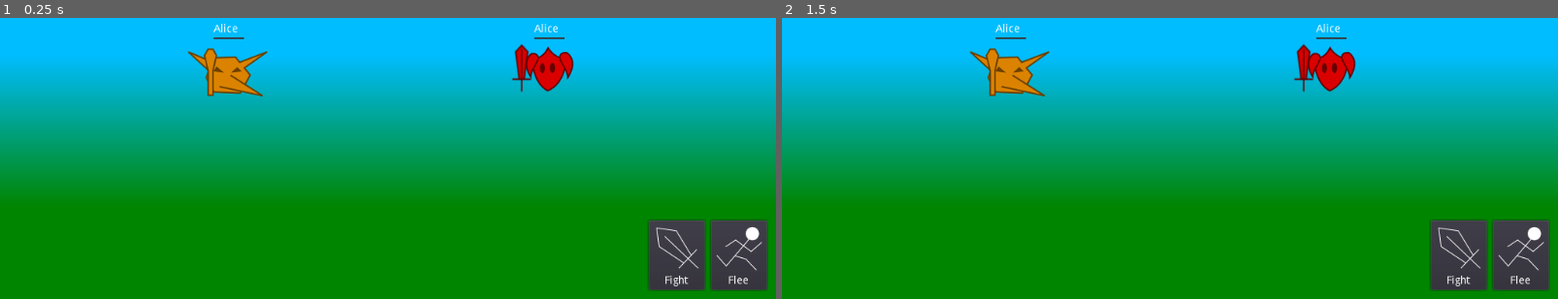
Above: before the commit, frames 1-2 (left to right).
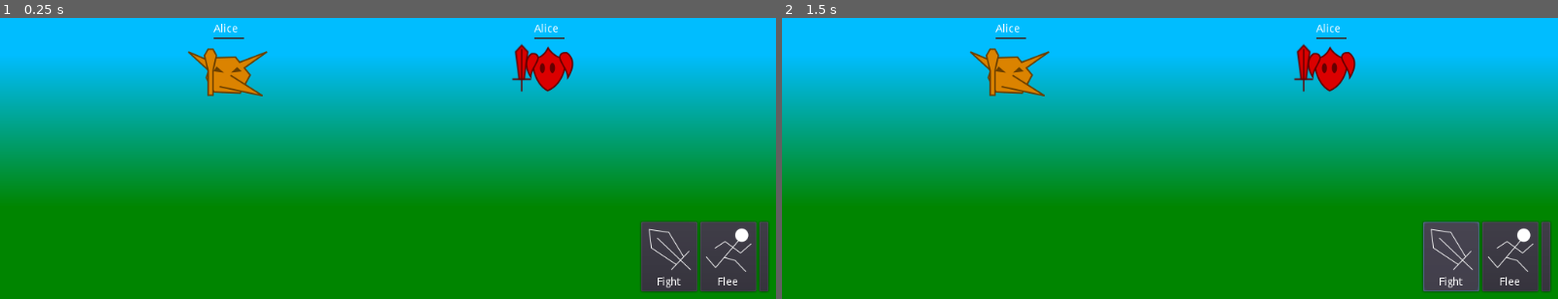
Above: after the commit, the same moments.

Repository: mechPenSketch/Jrpg_Fragment-TurnBased_Combat
Game: Godot game, scene res://Scene.tscn
The game is run twice, just before and just after one commit, with the same random seed, the same clock (stepped at 60 frames per second) and the same inputs.
Inputs (mouse positions are in pixels of both pictures, inside the frame that each line leads up to):
- Up to frame 1 (0.25 s): no input
- Up to frame 2 (1.5 s): click (1457, 254) at 0.52 s; click (1449, 256) at 1.27 s

The runs differ from the first frame. In frame 1, 1.6% of the frame differs, in the area x 82-100%, y 71-98%; in frame 2, 1.7%.

Commit message:
Fixed Button

Diff:
--- a/Scene.tscn
+++ b/Scene.tscn
@@ -8,6 +8,11 @@
 [ext_resource path="res://interfaces/UnitInterface.tscn" type="PackedScene" id=6]
 [ext_resource path="res://interfaces/commands/fight.svg" type="Texture" id=7]
 [ext_resource path="res://interfaces/commands/flee.svg" type="Texture" id=8]
+
+[sub_resource type="StyleBoxEmpty" id=1]
+
+[sub_resource type="Theme" id=2]
+PanelContainer/styles/panel = SubResource( 1 )
 
 [node name="Game" type="Node"]
 
@@ -95,41 +100,51 @@
 }
 
 [node name="Commands" type="HBoxContainer" parent="Control/MarginContainer"]
-margin_left = 854.0
-margin_top = 494.0
+margin_left = 846.0
+margin_top = 498.0
 margin_right = 1014.0
 margin_bottom = 590.0
 size_flags_horizontal = 8
 size_flags_vertical = 8
+theme = SubResource( 2 )
 __meta__ = {
 "_edit_use_anchors_": false
 }
 
 [node name="Fight" type="PanelContainer" parent="Control/MarginContainer/Commands"]
-margin_right = 78.0
-margin_bottom = 96.0
+margin_right = 74.0
+margin_bottom = 92.0
 
-[node name="ToolButton" type="ToolButton" parent="Control/MarginContainer/Commands/Fight"]
-margin_left = 7.0
-margin_top = 7.0
-margin_right = 71.0
-margin_bottom = 89.0
+[node name="Button" type="Button" parent="Control/MarginContainer/Commands/Fight"]
+margin_right = 74.0
+margin_bottom = 92.0
 
-[node name="VBoxContainer" type="VBoxContainer" parent="Control/MarginContainer/Commands/Fight"]
-margin_left = 7.0
-margin_top = 7.0
-margin_right = 71.0
-margin_bottom = 89.0
+[node name="MarginContainer" type="MarginContainer" parent="Control/MarginContainer/Commands/Fight"]
+margin_right = 74.0
+margin_bottom = 92.0
+mouse_filter = 2
+custom_constants/margin_right = 5
+custom_constants/margin_top = 5
+custom_constants/margin_left = 5
+custom_constants/margin_bottom = 5
+
+[node name="VBoxContainer" type="VBoxContainer" parent="Control/MarginContainer/Commands/Fight/MarginContainer"]
+margin_left = 5.0
+margin_top = 5.0
+margin_right = 69.0
+margin_bottom = 87.0
+mouse_filter = 2
 __meta__ = {
 "_edit_use_anchors_": false
 }
 
-[node name="TextureRect" type="TextureRect" parent="Control/MarginContainer/Commands/Fight/VBoxContainer"]
+[node name="TextureRect" type="TextureRect" parent="Control/MarginContainer/Commands/Fight/MarginContainer/VBoxContainer"]
 margin_right = 64.0
 margin_bottom = 64.0
+mouse_filter = 2
 texture = ExtResource( 7 )
 
-[node name="Label" type="Label" parent="Control/MarginContainer/Commands/Fight/VBoxContainer"]
+[node name="Label" type="Label" parent="Control/MarginContainer/Commands/Fight/MarginContainer/VBoxContainer"]
 margin_top = 68.0
 margin_right = 64.0
 margin_bottom = 82.0
@@ -137,33 +152,47 @@
 align = 1
 
 [node name="Flee" type="PanelContainer" parent="Control/MarginContainer/Commands"]
-margin_left = 82.0
-margin_right = 160.0
-margin_bottom = 96.0
+margin_left = 78.0
+margin_right = 152.0
+margin_bottom = 92.0
 
-[node name="ToolButton" type="ToolButton" parent="Control/MarginContainer/Commands/Flee"]
-margin_left = 7.0
-margin_top = 7.0
-margin_right = 71.0
-margin_bottom = 89.0
+[node name="Button" type="Button" parent="Control/MarginContainer/Commands/Flee"]
+margin_right = 74.0
+margin_bottom = 92.0
 
-[node name="VBoxContainer" type="VBoxContainer" parent="Control/MarginContainer/Commands/Flee"]
-margin_left = 7.0
-margin_top = 7.0
-margin_right = 71.0
-margin_bottom = 89.0
+[node name="MarginContainer" type="MarginContainer" parent="Control/MarginContainer/Commands/Flee"]
+margin_right = 74.0
+margin_bottom = 92.0
+mouse_filter = 2
+custom_constants/margin_right = 5
+custom_constants/margin_top = 5
+custom_constants/margin_left = 5
+custom_constants/margin_bottom = 5
+
+[node name="VBoxContainer" type="VBoxContainer" parent="Control/MarginContainer/Commands/Flee/MarginContainer"]
+margin_left = 5.0
+margin_top = 5.0
+margin_right = 69.0
+margin_bottom = 87.0
+mouse_filter = 2
 __meta__ = {
 "_edit_use_anchors_": false
 }
 
-[node name="TextureRect" type="TextureRect" parent="Control/MarginContainer/Commands/Flee/VBoxContainer"]
+[node name="TextureRect" type="TextureRect" parent="Control/MarginContainer/Commands/Flee/MarginContainer/VBoxContainer"]
 margin_right = 64.0
 margin_bottom = 64.0
+mouse_filter = 2
 texture = ExtResource( 8 )
 
-[node name="Label" type="Label" parent="Control/MarginContainer/Commands/Flee/VBoxContainer"]
+[node name="Label" type="Label" parent="Control/MarginContainer/Commands/Flee/MarginContainer/VBoxContainer"]
 margin_top = 68.0
 margin_right = 64.0
 margin_bottom = 82.0
 text = "Flee"
 align = 1
+
+[node name="Button" type="Button" parent="Control/MarginContainer/Commands"]
+margin_left = 156.0
+margin_right = 168.0
+margin_bottom = 92.0
Not shown: 1 places in Scene.tscn that only renumber resources
